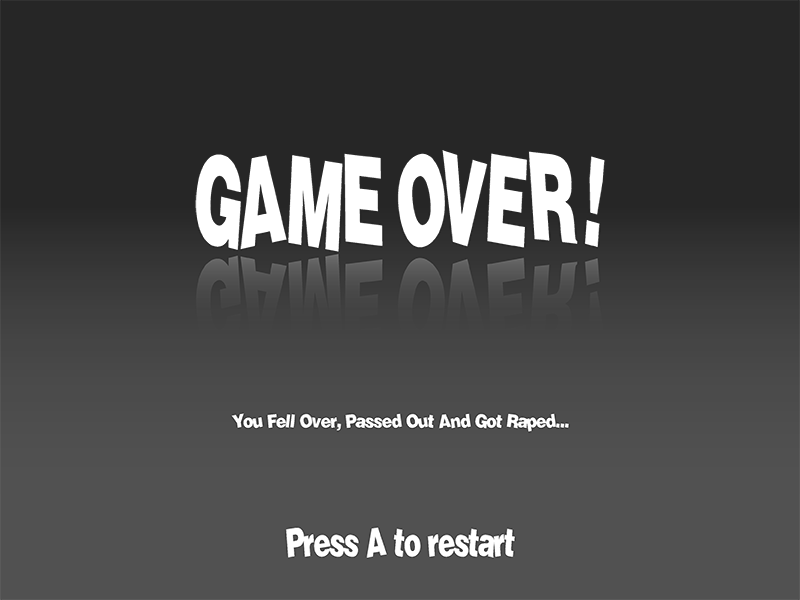
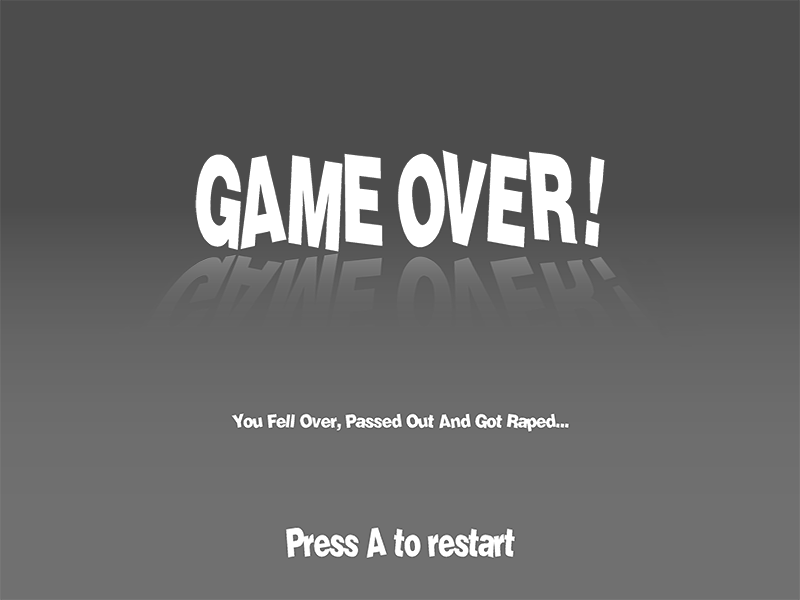
Two versions of the same layered image (w=800, h=600). Layer-by-layer changes:
"Background": opacity 85% → 70%, painted on it over [0, 0, 800, 600]
